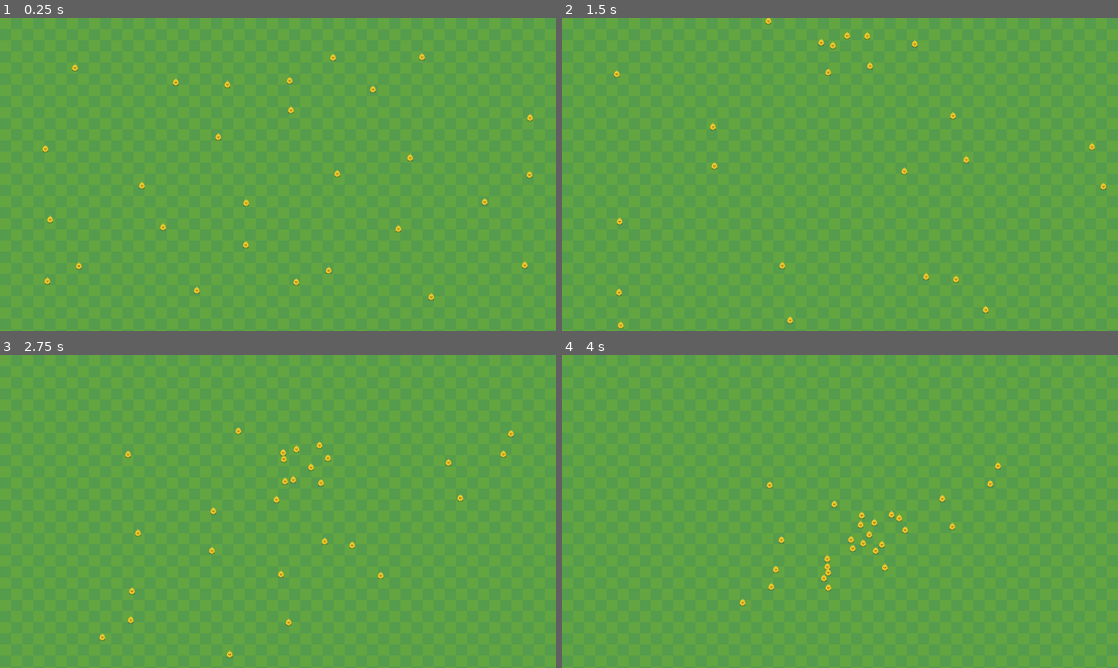
Above: before the commit, frames 1-4 (two rows, left to right).
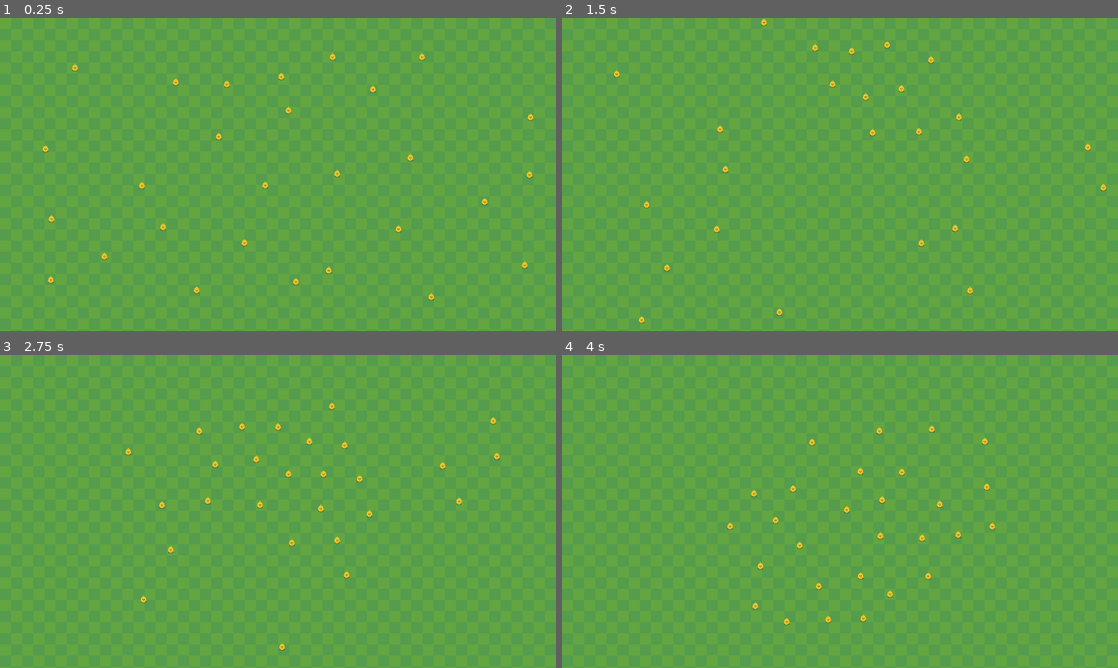
Above: after the commit, the same moments.

Repository: kyrick/godot-boids
Game: Godot game, scene res://src/Levels/ManyChickens.tscn
Same seed, same stepped clock (60 frames per second), same inputs: the game is played once before the commit and once after it. The project has no main scene, so this scene is started directly.
Inputs (mouse positions are in pixels of both pictures, inside the frame that each line leads up to):
- Up to frame 1 (0.25 s): no input
- Up to frame 2 (1.5 s): move the mouse to (962, 158) at 0.52 s; click (962, 158) at 0.67 s; move the mouse to (728, 190) at 1.27 s; click (728, 190) at 1.42 s
- Up to frame 3 (2.75 s): move the mouse to (333, 442) at 2.02 s; click (333, 442) at 2.17 s
- Up to frame 4 (4 s): move the mouse to (812, 574) at 2.77 s; click (812, 574) at 2.92 s; move the mouse to (1006, 558) at 3.52 s; click (1006, 558) at 3.67 s

The runs differ from the first frame. In frame 1, 0.3% of the frame differs, in the area x 7-96%, y 11-89%; in frame 2, 0.9%; in frame 3, 1.1%; in frame 4, 1.1%, in the area x 29-79%, y 22-87%.

Commit message:
some chicken config tweeks. Make the radius a nice number

Diff:
--- a/src/Actors/Chicken/Chicken.tscn
+++ b/src/Actors/Chicken/Chicken.tscn
@@ -40,7 +40,7 @@
 height = 4.10973
 
 [sub_resource type="CircleShape2D" id=3]
-radius = 197.616
+radius = 200.0
 
 [node name="Chicken" type="KinematicBody2D" groups=[
 "prey",
@@ -48,8 +48,6 @@
 position = Vector2( -2.70764, 0.902496 )
 collision_mask = 8
 script = ExtResource( 6 )
-max_force = 0.05
-avoid_distance = 20.0
 
 [node name="AnimatedSprite" type="AnimatedSprite" parent="."]
 position = Vector2( -7.62939e-06, -0.231535 )
--- a/src/Levels/ManyChickens.tscn
+++ b/src/Levels/ManyChickens.tscn
@@ -12,7 +12,6 @@
 
 [node name="Chicken" parent="." instance=ExtResource( 1 )]
 position = Vector2( 799.72, 209.159 )
-avoid_distance = 40.0
 
 [node name="Chicken2" parent="." instance=ExtResource( 1 )]
 position = Vector2( 598.401, 379.244 )
